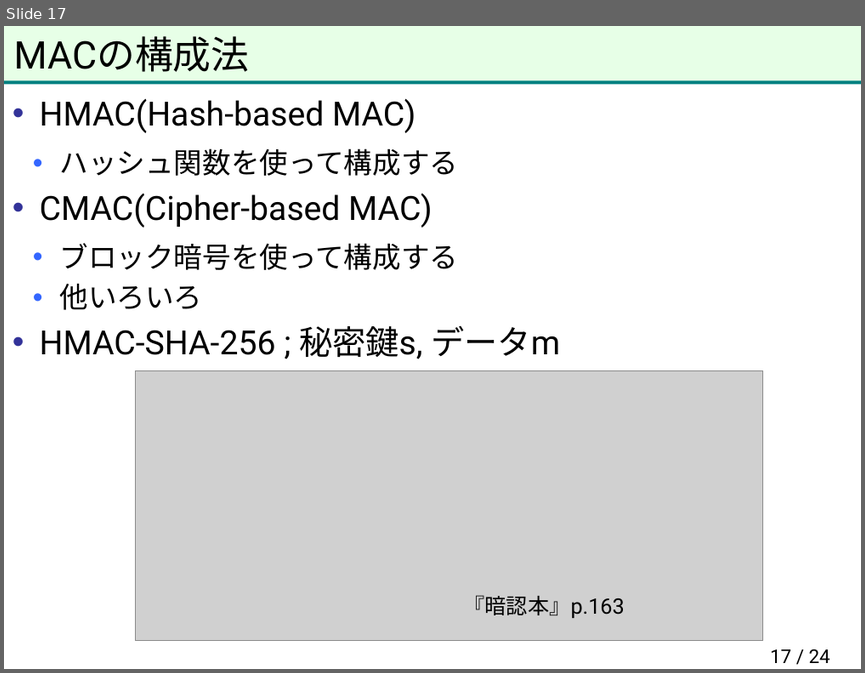
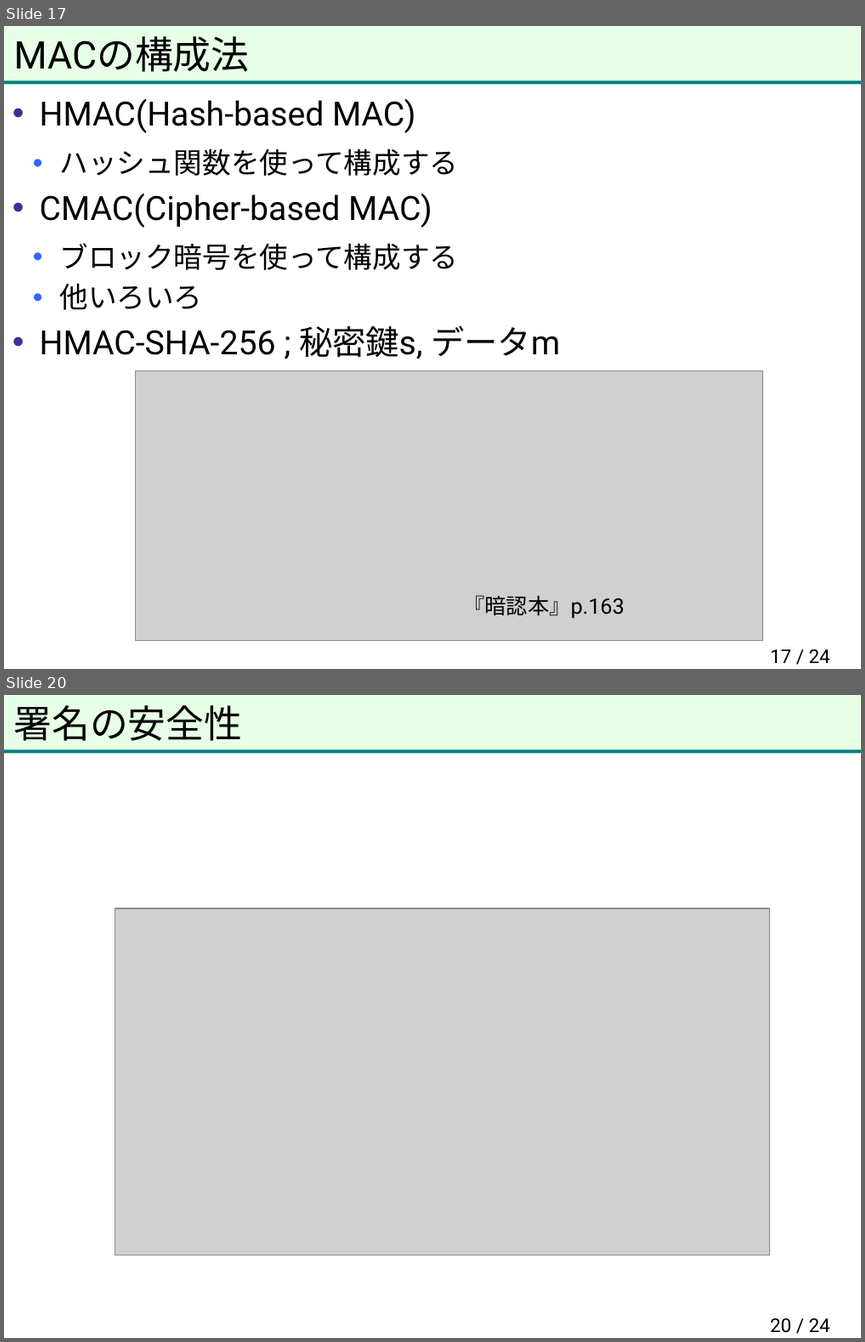
Before and after one commit to herumi/anninbon, a slide deck: lec/anninbon7.pptx. Shown one above the other, each under a label of ours: slide 17 before the commit, slides 17 and 20 after it; the slides between them are not shown. The pictures are 865x673 and 865x1342 pixels, drawn with LibreOffice and Linux fonts; fonts in the diff are those of the drawing; grey boxes stand for pictures; background and template pictures are left out. Boxes give left, top, right and bottom in pixels: in the first picture for what was removed or moved away, otherwise in the second. Text is boxed around its words. In the diff, an @@ line names an element or a change of style, - is before the commit and + after.

```diff
--- a/lec/anninbon7.pptx
+++ b/lec/anninbon7.pptx
@@ slide 20 added at (4, 695, 861, 1338), background picture (left out); not listed: 2 template elements that a slide beside it also shows @@
@@ title added at (14, 705, 243, 741), 32 pt, text #000000 @@
+署名の安全性
@@ picture added at (115, 908, 770, 1254) @@
@@ page number added at (770, 1318, 830, 1333), 16 pt, text #000000 @@
+20 / 24
```
Also in this commit, not shown: 9 other slides added.
